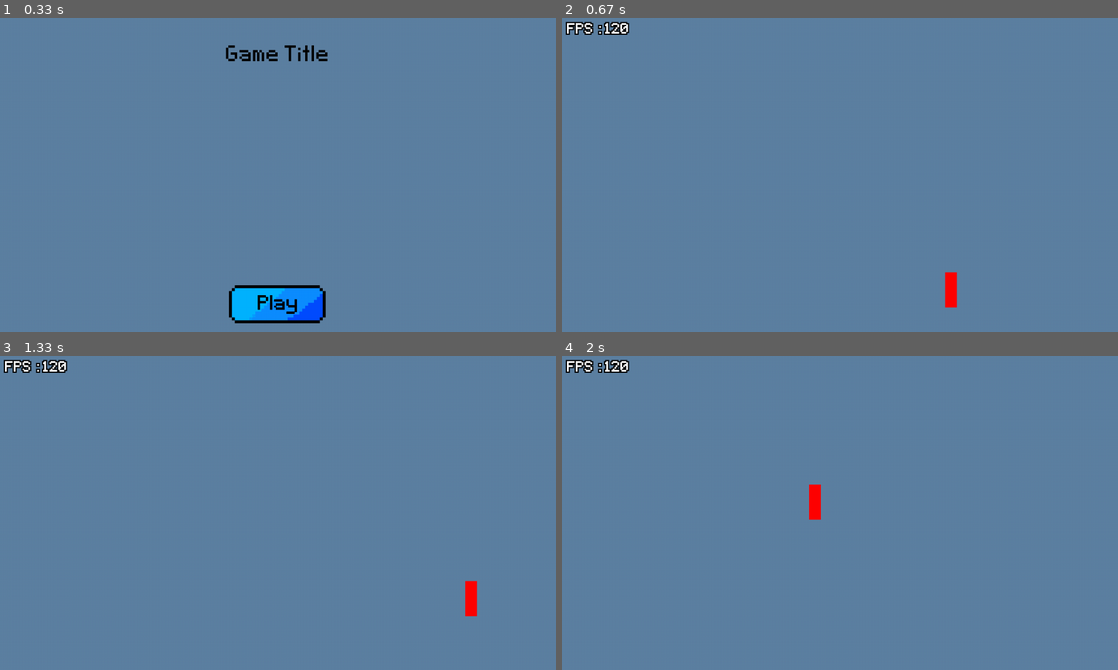
Above: before the commit, frames 1-4 (two rows, left to right).
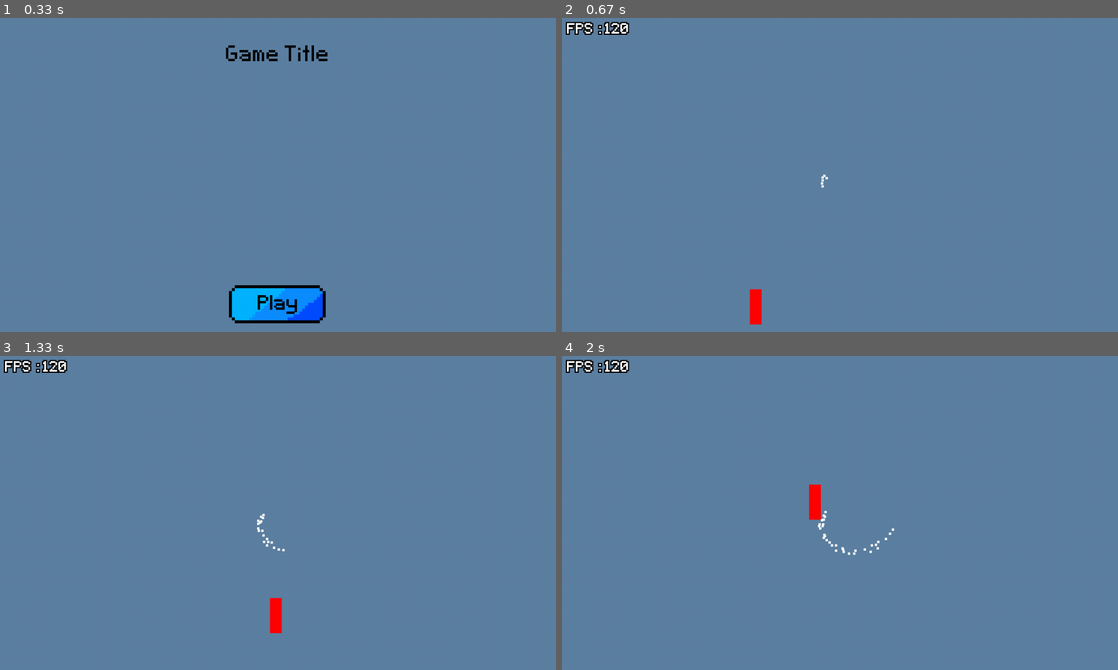
Above: after the commit, the same moments.

Repository: mementojunior123/pygame_framework
Game: pygame game, started from main.py
Same seed, same stepped clock (60 frames per second), same inputs: the game is played once before the commit and once after it.
Inputs (mouse positions are in pixels of both pictures, inside the frame that each line leads up to):
- Up to frame 1 (0.33 s): no input
- Up to frame 2 (0.67 s): press the mouse at (840, 303) at 0.37 s; move the mouse to (862, 200) at 0.47 s; release the mouse at (884, 99) at 0.6 s
- Up to frame 3 (1.33 s): hold D 0.67-1.13 s; hold W from 1.17 s (still down)
- Up to frame 4 (2 s): release W at 1.47 s; hold D 1.5-1.97 s

Frame 1 is identical in both runs. In frame 2, 0.5% of the frame differs, in the area x 33-72%, y 49-98%; in frame 3, 0.6%, in the area x 46-86%, y 50-89%; in frame 4, 0.1%.

Commit message:
Updated the particle effect system

Diff:
--- a/game/game_module.py
+++ b/game/game_module.py
@@ -15,6 +15,7 @@
 from utils.helpers import average, random_float
 from utils.ui.brightness_overlay import BrightnessOverlay
 from game.game_states import GameState, GameStates
+import utils.particle_effects
 
 class Game:
     font_40 = pygame.Font('assets/fonts/Pixeltype.ttf', 40)
@@ -120,6 +121,7 @@
 
         #Cleanup ingame object
         Sprite.kill_all_sprites()
+        utils.particle_effects.ParticleEffect.elements.clear()
         core_object.main_ui.clear_all()
 
         #Clear game varaibles
--- a/game/game_states.py
+++ b/game/game_states.py
@@ -13,6 +13,7 @@
 from game.sprite import Sprite
 from utils.helpers import average, random_float
 from utils.ui.brightness_overlay import BrightnessOverlay
+from utils.particle_effects import ParticleEffect
 
 class GameState:
     def __init__(self, game_object : 'Game'):
@@ -57,6 +58,8 @@
     def __init__(self, game_object : 'Game'):
         self.game = game_object
         self.player : TestPlayer = TestPlayer.spawn(pygame.Vector2(random.randint(0, 960),random.randint(0, 540)))
+        self.particle_effect : ParticleEffect = ParticleEffect.load_effect('test2', persistance=False)
+        self.particle_effect.play(pygame.Vector2(480, 270), time_source=self.game.game_timer.get_time)
 
     def main_logic(self, delta : float):
         super().main_logic(delta)
--- a/main.py
+++ b/main.py
@@ -64,7 +64,7 @@
             core.menu.render(window)
         else:
             core.game.state.main_logic(core.dt)
-
+            ParticleEffect.update_all()
             window.fill((94,129,162))
             Sprite.draw_all_sprites(window)
             core.main_ui.update()
--- a/utils/my_timer.py
+++ b/utils/my_timer.py
@@ -1,5 +1,7 @@
 from time import perf_counter
-from typing import Callable
+from typing import Callable, TypeAlias
+
+TimeSource : TypeAlias = Callable[[], float]
 
 class Timer:
 
@@ -10,9 +12,9 @@
     def get_timestamp(self) -> float:
         return self.time_source() * self.scale_factor
 
-    def __init__(self, treshold : float = -1, time_source : Callable[[], float]|None = None, scale_factor : float = 1.0) -> None:
+    def __init__(self, treshold : float = -1, time_source : TimeSource|None = None, scale_factor : float = 1.0) -> None:
         self.duration = treshold
-        self.time_source : Callable[[], float]
+        self.time_source : TimeSource
         if time_source: self.time_source = time_source
         self.scale_factor : float = scale_factor
         self.start_time = self.get_timestamp()
--- a/utils/particle_effects.py
+++ b/utils/particle_effects.py
@@ -1,11 +1,12 @@
 import pygame
-from utils.my_timer import Timer
+from utils.my_timer import Timer, TimeSource
 from utils.animation import Animation
 import utils.interpolation as interpolation
 from random import random
-from math import sin, radians, cos
+from math import sin, radians, cos, atan2
 from game.sprite import Sprite
 from utils.pivot_2d import Pivot2D
+from typing import TypedDict, Literal, Union, TypeAlias
 
 def __random_float(a, b):
     return random() * (b-a) + a
@@ -18,42 +19,68 @@
 
 
 def vec_from_angle(angle : float, magnitude = 1) -> pygame.Vector2:
-    x = sin(radians(angle))
-    y = cos(radians(angle)) * -1
+    x = cos(radians(angle))
+    y = -sin(radians(angle))
     return pygame.Vector2(x, y) * magnitude
 
+def get_vec_angle(vec : pygame.Vector2) -> float:
+    return atan2(-vec.y, vec.x)
+
+NumberRange : TypeAlias = Union[float, tuple[float, float], list[float]]
+UpdateMethod : TypeAlias = Literal['simulated', 'animated', 'spiral']
+
+class EffectData(TypedDict):
+    offset_x : NumberRange
+    offset_y : NumberRange
+    velocity_x : NumberRange|None
+    velocity_y : NumberRange|None
+    angle : NumberRange|None
+    speed : NumberRange|None
+    accel_x : NumberRange|None
+    accel_y : NumberRange|None
+    drag : NumberRange|None
+    init_spawn_count : int
+    cooldown : float
+    target_spawn_count : int
+    lifetime : NumberRange
+    part_per_wave : int
+    main_texture : pygame.Surface
+    alt_textures : None|list[pygame.Surface]
+    animation : None|Animation
+    update_method : UpdateMethod
+    destroy_offscreen : bool
+    copy_surface : bool
+    type : None|str
 
 class Particle(Sprite):
     active_elements : list['Particle'] = []
     inactive_elements : list['Particle']  = []
-    linked_classes : list[Sprite] = []
+    linked_classes : list[Sprite] = [Sprite]
 
     test_image = pygame.surface.Surface((4,4))
     pygame.draw.rect(test_image, 'White', (0, 0, 4, 4))
     bounding_box = pygame.Rect(0, 0, 960, 540)
 
     def __init__(self) -> None:
-        self._position = pygame.Vector2(0,0)
-        self.lifetime : float = 0
-        self.lifetime_timer : Timer = Timer(-1)
-        self.pivot : Pivot2D|None = None
+        super().__init__()
+        self.lifetime : float
+        self.lifetime_timer : Timer
 
         self.velocity : pygame.Vector2
-        self.accelaration : pygame.Vector2
+        self.acceleration : pygame.Vector2
         self.drag : float
 
-        self.update_method : str = 'simulated'
-        self.image : pygame.Surface
-        self.rect : pygame.Rect
+        self.update_method : UpdateMethod = 'simulated'
         self.textures : list[pygame.Surface]
-        self.active = False
         self.kill_offscreen = True
         Particle.inactive_elements.append(self)
 
     def spawn(self, pos, lifetime, update_method, main_texture : pygame.Surface, velocity = None, accel = None, drag = None,
-              alt_textures = None, anim : Animation = None, destroy_offscreen : bool = False, angle = None, mag = None, copy_surf = False):
-        self.position = pos
-
+              alt_textures = None, anim : Animation = None, destroy_offscreen : bool = False, angle = None, mag = None, copy_surf = False,
+              time_source : TimeSource|None = None):
+        self.zindex = 100
+        self._position = pos
+        self.update_method = update_method
         if copy_surf is False:
             self.image = main_texture
             self.textures = alt_textures or []
@@ -66,16 +93,18 @@
         self.rect.center = self.position
 
         self.lifetime = lifetime
-        self.lifetime_timer.set_duration(lifetime)
-
-        self.update_method = update_method
+        self.lifetime_timer = Timer(lifetime, time_source=time_source)
+
+
         self.velocity = velocity or pygame.Vector2(0,0)
-        if angle is not None:
+        if self.update_method == 'spiral':
+            self.pivot = Pivot2D(self._position)
+            self.pivot.pivot_offset = pygame.Vector2((mag or 1),0).rotate(-angle)
+        elif angle is not None:
             if mag is None: mag = 1
             self.velocity += vec_from_angle(angle, mag)
-        self.accelaration = accel or pygame.Vector2(0,0)
+        self.acceleration = accel or pygame.Vector2(0,0)
         self.drag = drag or 0
-        self.active = True
         self.kill_offscreen= destroy_offscreen
 
         if anim:
@@ -85,6 +114,7 @@
             self.anim_track = None
 
         Particle.unpool(self)
+        self.rect.center = self.pivot.position
 
     def update(self, delta : float):
         if self.lifetime_timer.isover():
@@ -95,15 +125,28 @@
                 self.kill_instance_safe()
                 return
         if self.update_method == 'simulated':
-
-            self.velocity += self.accelaration * 0.5 * delta
+            self.velocity *=  ((1 - self.drag) ** delta) ** 0.5
+
+            self.velocity += self.acceleration * 0.5 * delta
             self.position += self.velocity * delta
-            self.velocity += self.accelaration * 0.5 * delta
-
-            self.velocity *=  ((1 - self.drag) ** delta)
+            self.velocity += self.acceleration * 0.5 * delta
+
+            self.velocity *=  ((1 - self.drag) ** delta) ** 0.5
             self.rect.center = self.position
             if self.anim_track is not None:
                 self.anim_track.update()
+        elif self.update_method == 'spiral':
+            self.velocity *=  ((1 - self.drag) ** delta) ** 0.5
+            self.velocity += self.acceleration * 0.5 * delta
+            current_distance_to_center : float = self.pivot.pivot_offset.magnitude()
+            if current_distance_to_center:
+                self.pivot.pivot_offset.rotate_ip(-self.velocity.x * delta)
+                self.pivot.pivot_offset.scale_to_length(current_distance_to_center + self.velocity.y * delta)
+            self.velocity += self.acceleration * 0.5 * delta
+            self.velocity *=  ((1 - self.drag) ** delta) ** 0.5
+            self.rect.center = self.pivot.position
+            if self.anim_track is not None:
+                self.anim_track.update()
 
         elif self.update_method == 'animated':
             self.anim_track.update()
@@ -111,15 +154,35 @@
     def draw(self, display : pygame.Surface):
         display.blit(self.image, self.rect)
 
+    def clean_instance(self):
+        self._position = None
+        self.lifetime = None
+        self.lifetime_timer = None
+        self.pivot = None
+
+        self.velocity = None
+        self.acceleration = None
+        self.drag = None
+
+        self.update_method = None
+        self.image = None
+        self.rect = None
+        self.textures = None
+        self.kill_offscreen = None
+
+for _ in range(100):
+    Particle()
+
 class ParticleEffect:
     elements : list['ParticleEffect'] = []
-    effects_data : dict[str, dict] = {}
-    def __init__(self, data : dict, persistance : bool, dynamic_origin : bool = False) -> None:
-        self.data : dict = data
+    effects_data : dict[str, EffectData] = {}
+    special_effect_name_dict : dict[str, 'ParticleEffect'] = {}
+    def __init__(self, data : EffectData, persistance : bool, dynamic_origin : bool = False) -> None:
+        self.data : EffectData = data
         ParticleEffect.elements.append(self)
         self.tracks : list[ParticleEffectTrack] = []
         self.plays_remaining = None
-        self.started_playing : bool = False
+        self.started_playing_once : bool = False
         self.destroy_on_end : bool = True
         self.is_persistent : bool = persistance
         self.dynamic_origin : bool = dynamic_origin
@@ -129,12 +192,12 @@
     @classmethod
     def load_effect(cls, name : str, persistance : bool = False, dynamic_origin : bool = False):
         if name not in cls.effects_data: return None
-        effect_data = cls.effects_data[name]
-        if effect_data['type'] is None:
-            return ParticleEffect(cls.effects_data[name], persistance, dynamic_origin)
-        match effect_data['type']:
-            case _:
-                return None
+        effect_data : EffectData = cls.effects_data[name]
+        effect_type : str = effect_data['type']
+        if effect_type is None:
+            return ParticleEffect(effect_data, persistance, dynamic_origin)
+        special_effect_class = ParticleEffect.special_effect_name_dict.get(effect_type, SpecialParticleEffect)
+        return special_effect_class(effect_data, persistance, dynamic_origin)
 
     def emit(self, track : 'ParticleEffectTrack'):
         new_particle : Particle = Particle.inactive_elements[0]
@@ -157,21 +220,22 @@
         mag = rand_float(self.data['speed'])
         new_particle.spawn(new_pos, life, self.data['update_method'], self.data['main_texture'],
                            velocity=velocity, accel=accel, drag=drag, alt_textures=self.data['alt_textures'], anim=self.data['animation'],
-                           destroy_offscreen=kill_offscreen, angle=angle, mag=mag, copy_surf = self.data['copy_surface'])
+                           destroy_offscreen=kill_offscreen, angle=angle, mag=mag, copy_surf = self.data['copy_surface'],
+                           time_source=track.time_source)
 
         track.active.append(new_particle)
         track.total_count += 1
 
-    def play(self, pos : pygame.Vector2) -> 'ParticleEffectTrack':
-        self.started_playing = True
-        new_track = ParticleEffectTrack(pos, self.data['cooldown'])
+    def play(self, pos : pygame.Vector2, time_source : TimeSource|None = None) -> 'ParticleEffectTrack':
+        self.started_playing_once = True
+        new_track = ParticleEffectTrack(pos, self.data['cooldown'], time_source=time_source)
         self.tracks.append(new_track)
         for _ in range(self.data['init_spawn_count']):
             self.emit(new_track)
         return new_track
 
     def update(self):
-        if len(self.tracks) <= 0 and self.is_persistent == False and self.started_playing == True:
+        if len(self.tracks) <= 0 and self.is_persistent == False and self.started_playing_once == True:
             self.kill_safe()
             return
         to_del = []
@@ -189,7 +253,9 @@
             track.timer.restart()
             if track.can_emit:
                 for _ in range(round(count)):
-                    self.emit(track)
+                    for _ in range(self.data['part_per_wave']):
+                        self.emit(track)
+                        if track.total_count >= self.data['target_spawn_count']: break
             track.timer.start_time -= remainder
 
 
@@ -236,19 +302,27 @@
         self.destroy_on_end = True
 
 class SpecialParticleEffect(ParticleEffect):
-    def __init__(self, data : dict, persistance : bool, dynamic_origin : bool = False):
+    def __init__(self, data : EffectData, persistance : bool, dynamic_origin : bool = False):
         super().__init__(data, persistance, dynamic_origin)
         self.type : str = data['type']
 
+class TestParticleEffect(SpecialParticleEffect):
+    pass
+
+ParticleEffect.special_effect_name_dict['test'] = TestParticleEffect
+class TestEffectData(EffectData):
+    pass
+
 
 class ParticleEffectTrack:
-    def __init__(self, origin, cooldown) -> None:
+    def __init__(self, origin, cooldown, time_source : TimeSource|None = None) -> None:
         self.total_count = 0
         self.active : list[Particle] = []
-        self.timer : Timer = Timer(cooldown)
+        self.timer : Timer = Timer(cooldown, time_source)
         self.origin = origin
         self.ended = False
         self.can_emit = True
+        self.time_source : TimeSource|None = time_source
 
     def cleanup(self):
         for part in self.active:
@@ -258,12 +332,25 @@
     def stop_emission(self):
         self.can_emit = False
 
-TEMPLATE = {'offset_x' : [0, 0], 'offset_y' : [0, 0], 'velocity_x' : [0,0], 'velocity_y' : [0,0], 'angle' : None, 'speed' : None,
+TEMPLATE : EffectData = {'offset_x' : [0, 0], 'offset_y' : [0, 0], 'velocity_x' : [0,0], 'velocity_y' : [0,0], 'angle' : [0,360], 'speed' : [0,0],
             'accel_x' : [0,0], 'accel_y' : [0,0], 'drag' : [0, 0],
             'init_spawn_count' : 0, 'cooldown' : 0.25, 'target_spawn_count' : 0, 'lifetime' : [0,0], 'part_per_wave' : 1,
             'main_texture' : Particle.test_image, 'alt_textures' : None, "animation" : None,
             'update_method' : 'simulated', 'destroy_offscreen' : True, 'copy_surface' : False, 'type' : None}
 
+test_effect : EffectData = {'offset_x' : [0, 0], 'offset_y' : [0, 0], 'velocity_x' : [0,0], 'velocity_y' : [0,0], 'angle' : [80, 100], 'speed' : [5, 9],
+            'accel_x' : [0,0], 'accel_y' : [0.15,0.12], 'drag' : [0, 0],
+            'init_spawn_count' : 3, 'cooldown' : 0.20, 'target_spawn_count' : 35, 'lifetime' : [5,5], 'part_per_wave' : 3,
+            'main_texture' : Particle.test_image, 'alt_textures' : None, "animation" : None,
+            'update_method' : 'simulated', 'destroy_offscreen' : False, 'copy_surface' : False, 'type' : None}
+
+test_effect2 : EffectData = {'offset_x' : [0, 0], 'offset_y' : [0, 0], 'velocity_x' : [1.5,1.6], 'velocity_y' : [0.8,0.82], 'angle' : [0, 20], 'speed' : [20, 22],
+            'accel_x' : [0,0], 'accel_y' : [0.0,0.0], 'drag' : [0, 0],
+            'init_spawn_count' : 1, 'cooldown' : 0.05, 'target_spawn_count' : 35, 'lifetime' : [5,5], 'part_per_wave' : 1,
+            'main_texture' : Particle.test_image, 'alt_textures' : None, "animation" : None,
+            'update_method' : 'spiral', 'destroy_offscreen' : False, 'copy_surface' : False, 'type' : None}
+
+ParticleEffect.effects_data = {'test' : test_effect, 'test2' : test_effect2}
 
 def runtime_imports():
     global core_object
